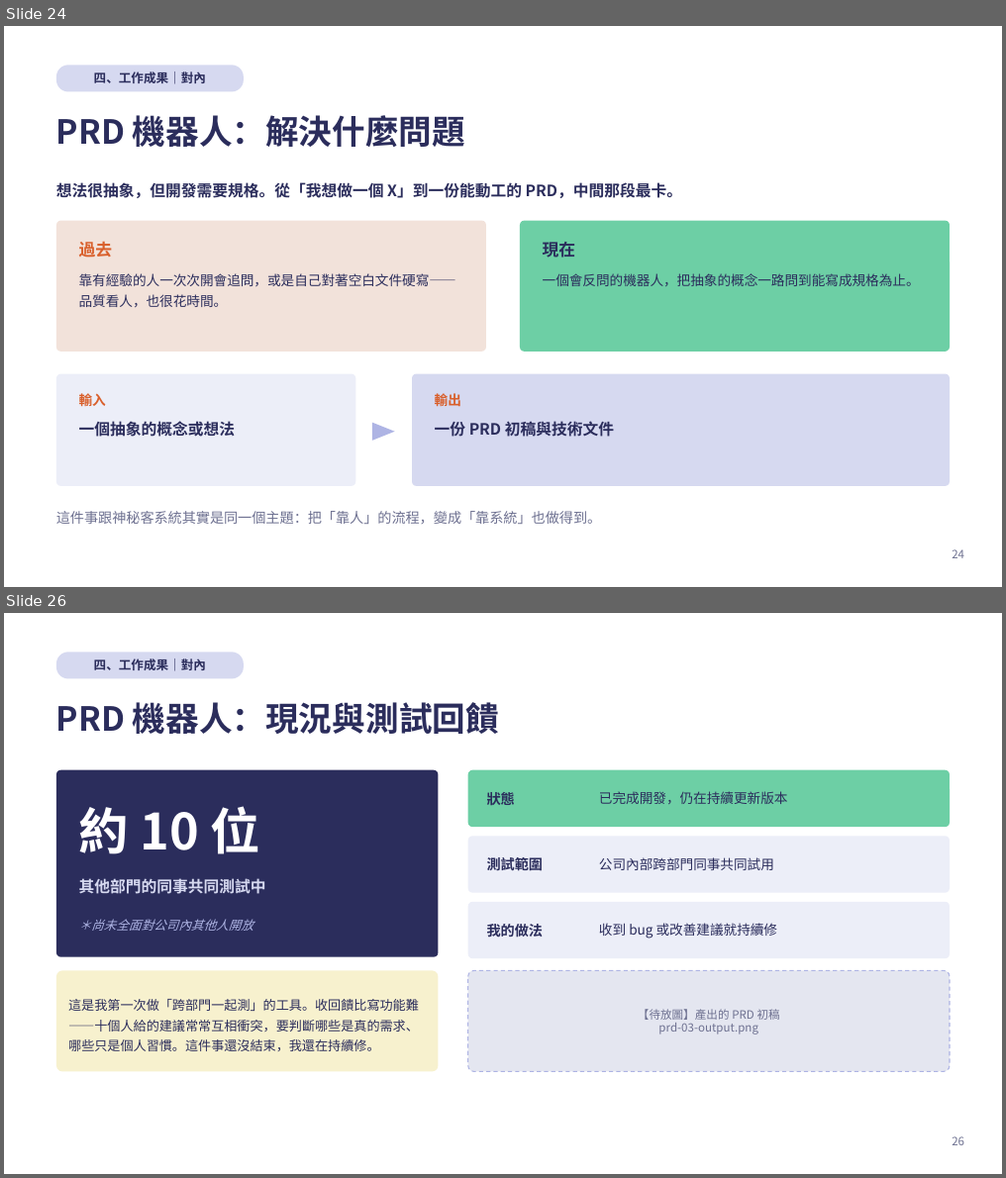
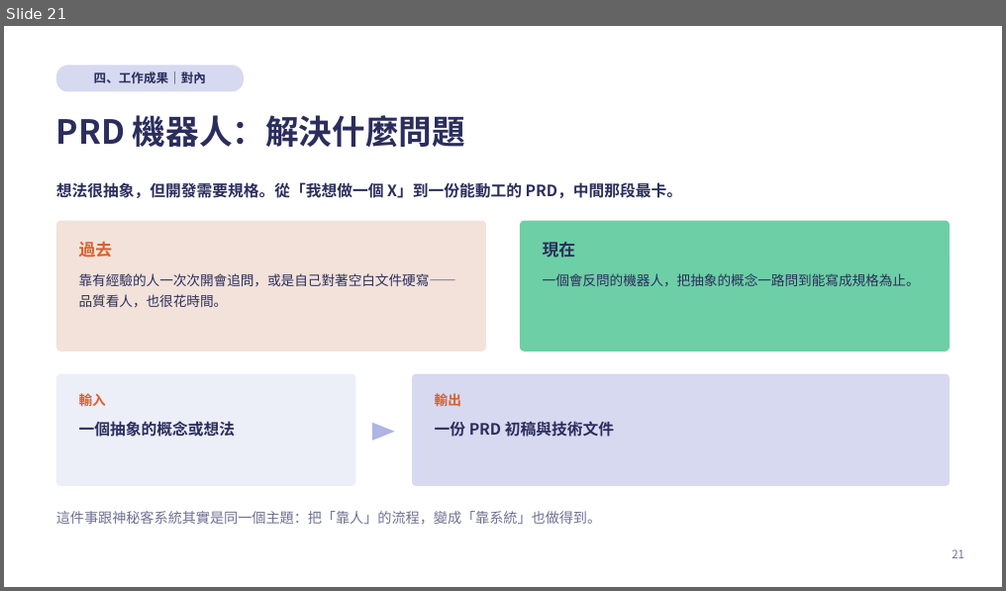
Before and after one commit to kirihuang-bit/freshman-report, a slide deck: 黃家朗新人報告.pptx. Shown one above the other, each under a label of ours: slides 24 and 26 before the commit, slide 21 after it; the slides between them are not shown. The pictures are 1006x1178 and 1006x591 pixels, drawn with LibreOffice and Linux fonts; fonts in the diff are those of the drawing. Boxes give left, top, right and bottom in pixels: in the first picture for what was removed or moved away, otherwise in the second. Text is boxed around its words. In the diff, an @@ line names an element or a change of style, - is before the commit and + after.

```diff
--- a/黃家朗新人報告.pptx
+++ b/黃家朗新人報告.pptx
@@ slide 26 removed at (x1=4, y1=613, x2=1002, y2=1174), background #FFFFFF @@
@@ rounded rectangle removed at (x1=56, y1=652, x2=244, y2=679) @@
-四、工作成果｜對內
@@ text removed at (x1=56, y1=702, x2=499, y2=734) @@
-PRD 機器人：現況與測試回饋
@@ rounded rectangle removed at (x1=56, y1=770, x2=439, y2=958) @@
@@ rounded rectangle removed at (x1=468, y1=770, x2=949, y2=827) @@
@@ text removed at (x1=79, y1=806, x2=259, y2=855) @@
-約 10 位
@@ text removed at (x1=487, y1=792, x2=515, y2=805) @@
-狀態
@@ text removed at (x1=599, y1=791, x2=788, y2=804) @@
-已完成開發，仍在持續更新版本
@@ rounded rectangle removed at (x1=468, y1=836, x2=949, y2=893) @@
@@ text removed at (x1=79, y1=878, x2=266, y2=894) @@
-其他部門的同事共同測試中
@@ text removed at (x1=487, y1=856, x2=543, y2=874) @@
-測試範圍
@@ text removed at (x1=599, y1=858, x2=774, y2=870) @@
-公司內部跨部門同事共同試用
@@ rounded rectangle removed at (x1=468, y1=902, x2=949, y2=959) @@
@@ text removed at (x1=79, y1=919, x2=253, y2=931) @@
-＊尚未全面對公司內其他人開放
@@ text removed at (x1=487, y1=924, x2=543, y2=937) @@
-我的做法
@@ text removed at (x1=599, y1=923, x2=778, y2=939) @@
-收到 bug 或改善建議就持續修
@@ rounded rectangle removed at (x1=56, y1=970, x2=439, y2=1072) @@
-這是我第一次做「跨部門一起測」的工具。收回饋比寫功能難——十個人給的建議常常互相衝突，要判斷哪些是真的需求、哪些只是個人習慣。這件事還沒結束，我還在持續修。
@@ rounded rectangle removed at (x1=468, y1=970, x2=949, y2=1072) @@
@@ text removed at (x1=638, y1=1009, x2=780, y2=1035) @@
-【待放圖】產出的 PRD 初稿
-prd-03-output.png
@@ page number removed at (x1=951, y1=1137, x2=964, y2=1146) @@
-26
@@ what was slide 24 is now slide 21 @@
@@ page number at (x1=951, y1=550, x2=964, y2=559): text changed @@
-24
+21
```
Also in this commit, not shown: 6 slides changed, 5 slides added, 6 other slides removed, 1 other file.
